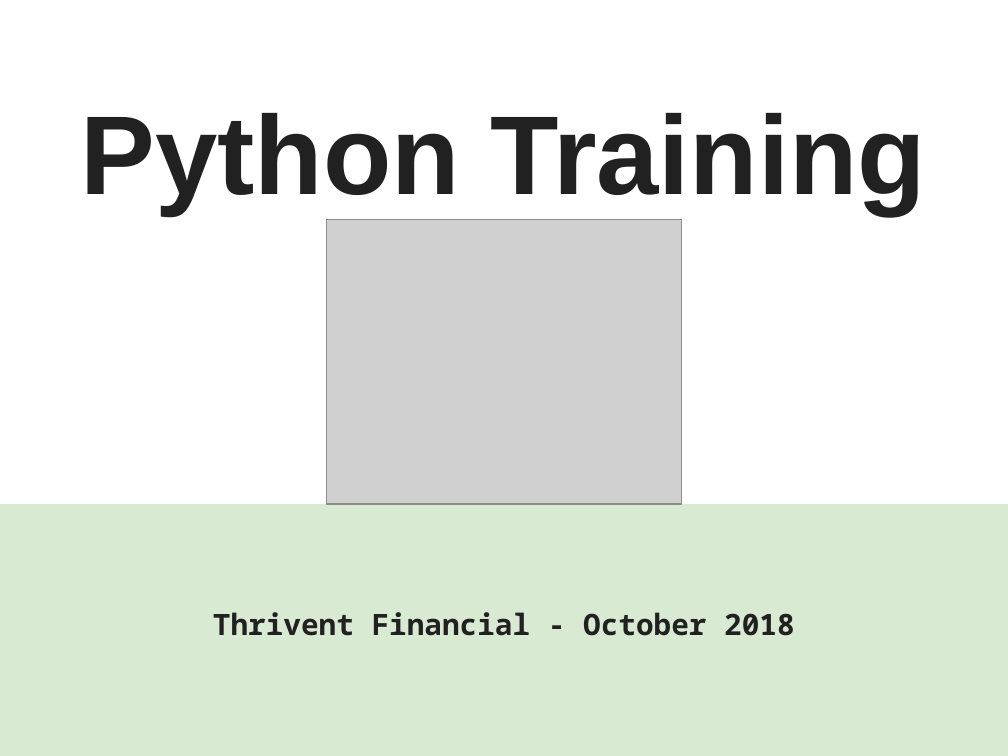
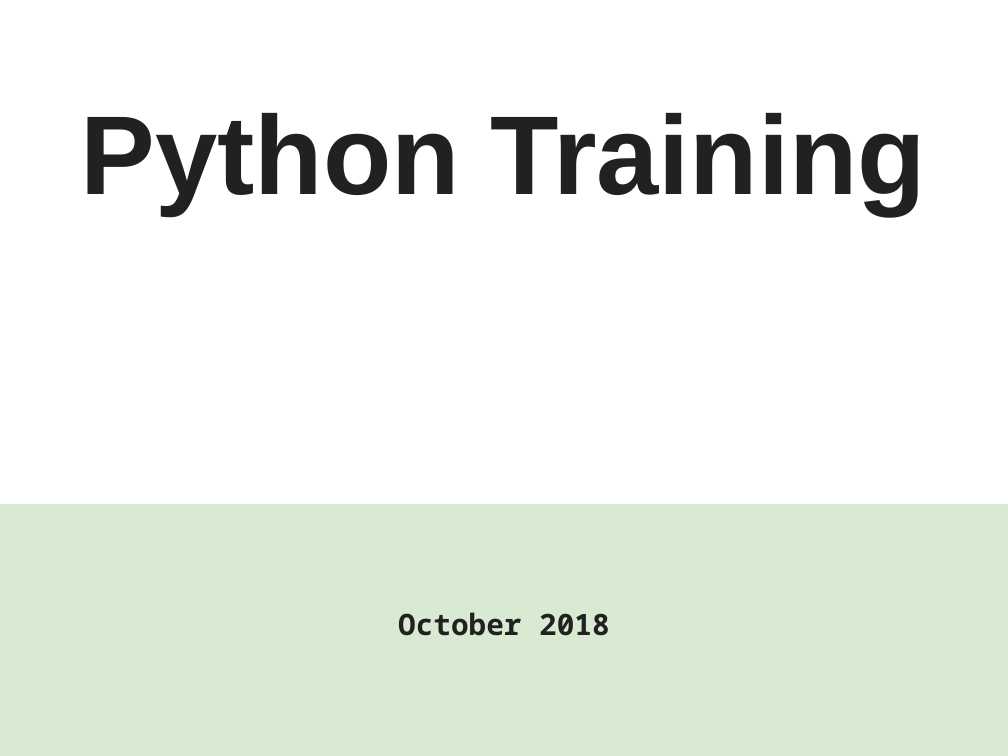
Before and after one commit to tttrinter/Python_Training, a slide deck: slide 1 of 1. Infrastructure & Tools.pptx. Drawn at 1008x756 pixels with LibreOffice and Linux fonts; fonts in the diff are those of the drawing; grey boxes stand for pictures. Boxes give left, top, right and bottom in pixels: in the first picture for what was removed or moved away, otherwise in the second. Text is boxed around its words. In the diff, an @@ line names an element or a change of style, - is before the commit and + after.

```diff
--- a/1. Infrastructure & Tools.pptx
+++ b/1. Infrastructure & Tools.pptx
@@ picture removed at bbox=[327, 220, 682, 504] @@
@@ subtitle at bbox=[398, 612, 610, 636]: text changed @@
-Thrivent Financial - October 2018
+October 2018
```
Also in this commit, not shown: 2 other slides changed, 1 slide removed.
